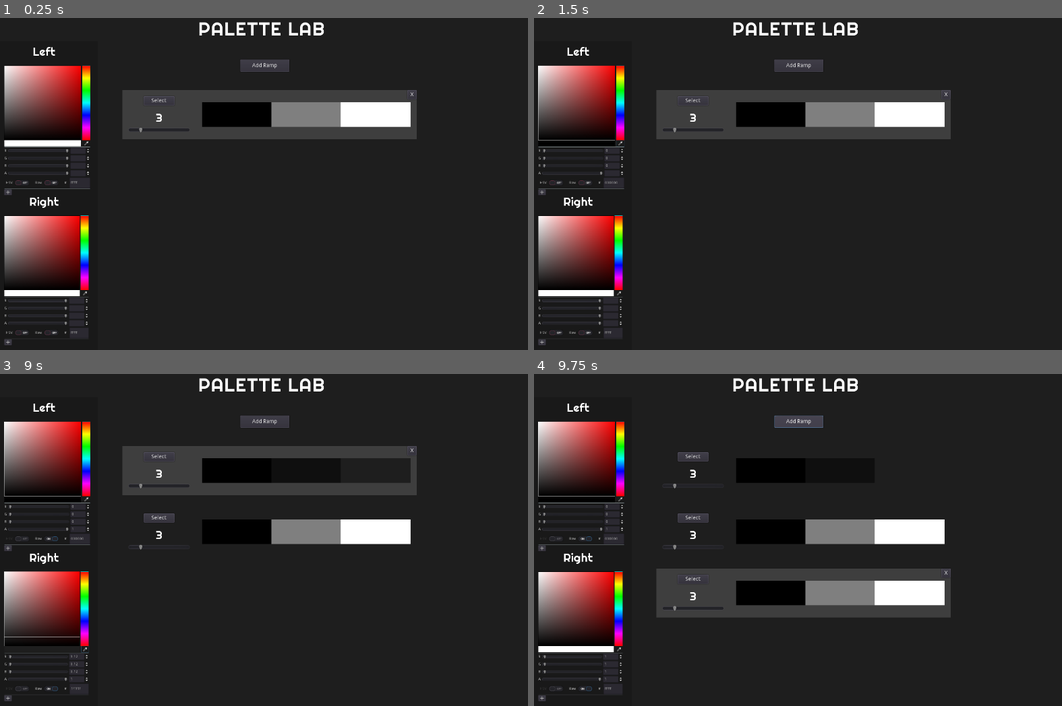
Above: before the commit, frames 1-4 (two rows, left to right).
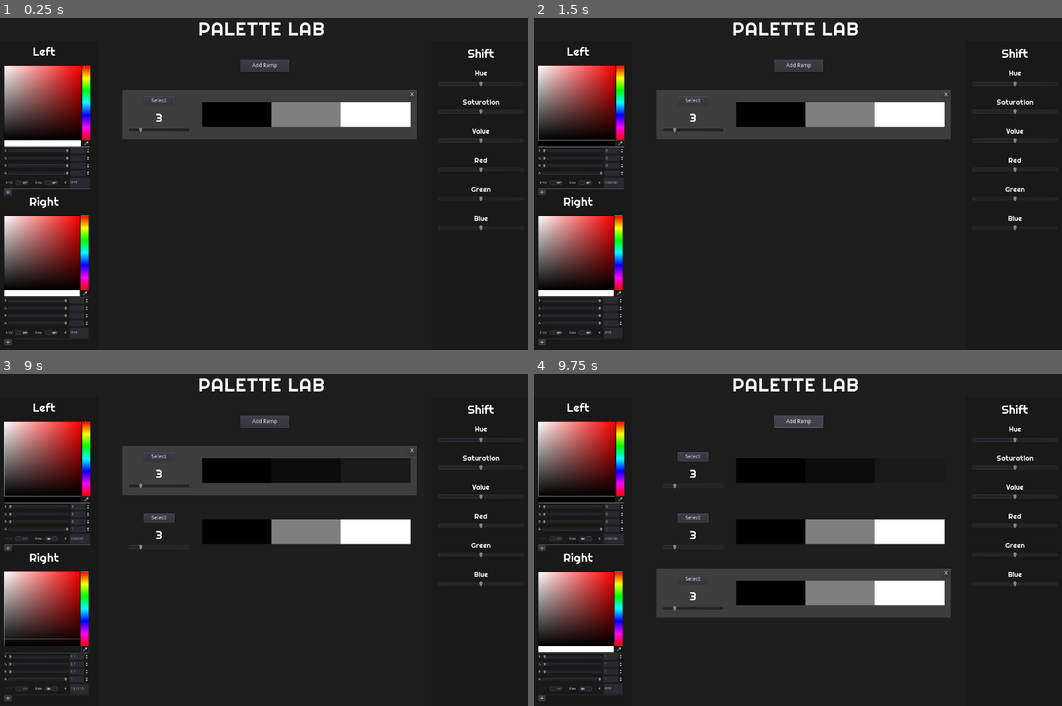
Above: after the commit, the same moments.

Repository: pbzona/palette_lab
Game: Godot game, scene res://src/Main.tscn
The game is run twice, just before and just after one commit, with the same random seed, the same clock (stepped at 60 frames per second) and the same inputs.
Inputs (mouse positions are in pixels of both pictures, inside the frame that each line leads up to):
- Up to frame 1 (0.25 s): no input
- Up to frame 2 (1.5 s): click (618, 144) at 0.52 s; click "HSV" at 1.25 s
- Up to frame 3 (9 s): click "Raw" at 2 s; click (84, 649) at 2.77 s; click "HSV" at 3.5 s; click "Raw" at 4.25 s; click "Add Ramp" at 5 s; click "Select" at 5.75 s; click (84, 500) at 6.52 s; click "Raw" at 7.25 s; click (84, 649) at 8.02 s; click "Raw" at 8.75 s
- Up to frame 4 (9.75 s): click "Add Ramp" at 9.5 s

The runs differ from the first frame. In frame 1, 0.4% of the frame differs, in the area x 83-95%, y 9-64%; in frame 2, 0.4%; in frame 3, 0.5%, in the area x 0-95%, y 9-96%; in frame 4, 0.4%.

Commit message:
Add shift controls UI

Diff:
--- a/src/toolbars/ColorTools.tscn
+++ b/src/toolbars/ColorTools.tscn
@@ -15,7 +15,10 @@
 [node name="Background" type="ColorRect" parent="."]
 anchor_right = 1.0
 anchor_bottom = 1.0
-color = Color( 0.1, 0.1, 0.1, 1 )
+color = Color( 0.101961, 0.101961, 0.101961, 1 )
+__meta__ = {
+"_edit_use_anchors_": false
+}
 
 [node name="VBoxContainer" type="VBoxContainer" parent="."]
 anchor_right = 1.0
--- /dev/null
+++ b/src/toolbars/ShiftTools.tscn
@@ -0,0 +1,264 @@
+[gd_scene load_steps=4 format=2]
+
+[ext_resource path="res://assets/label_text.tres" type="DynamicFont" id=1]
+[ext_resource path="res://assets/Righteous-Regular.ttf" type="DynamicFontData" id=2]
+
+[sub_resource type="DynamicFont" id=1]
+size = 18
+font_data = ExtResource( 2 )
+
+[node name="ShiftTools" type="Control"]
+margin_left = 1152.0
+margin_right = 1408.0
+margin_bottom = 808.0
+rect_min_size = Vector2( 256, 0 )
+__meta__ = {
+"_edit_use_anchors_": false
+}
+
+[node name="Background" type="ColorRect" parent="."]
+anchor_right = 1.0
+anchor_bottom = 1.0
+color = Color( 0.1, 0.1, 0.1, 1 )
+__meta__ = {
+"_edit_use_anchors_": false
+}
+
+[node name="ShiftLabel" type="Label" parent="."]
+anchor_left = 0.5
+anchor_right = 0.5
+margin_left = -72.0
+margin_top = 8.0
+margin_right = 72.0
+margin_bottom = 56.0
+custom_fonts/font = ExtResource( 1 )
+text = "Shift"
+align = 1
+valign = 1
+__meta__ = {
+"_edit_use_anchors_": false
+}
+
+[node name="ControlContainer" type="VBoxContainer" parent="."]
+anchor_right = 1.0
+anchor_bottom = 1.0
+margin_top = 64.0
+custom_constants/separation = 12
+__meta__ = {
+"_edit_use_anchors_": false
+}
+
+[node name="HueControl" type="Control" parent="ControlContainer"]
+margin_right = 256.0
+margin_bottom = 64.0
+rect_min_size = Vector2( 0, 64 )
+
+[node name="HueLabel" type="Label" parent="ControlContainer/HueControl"]
+anchor_left = 0.5
+anchor_right = 0.5
+margin_left = -64.0
+margin_top = 8.0
+margin_right = 64.0
+margin_bottom = 32.0
+custom_fonts/font = SubResource( 1 )
+text = "Hue"
+align = 1
+valign = 1
+__meta__ = {
+"_edit_use_anchors_": false
+}
+
+[node name="HueSlider" type="HSlider" parent="ControlContainer/HueControl"]
+anchor_left = 0.5
+anchor_top = 1.0
+anchor_right = 0.5
+anchor_bottom = 1.0
+margin_left = -112.0
+margin_top = -24.0
+margin_right = 112.0
+margin_bottom = -8.0
+min_value = -1.0
+max_value = 1.0
+__meta__ = {
+"_edit_use_anchors_": false
+}
+
+[node name="SaturationControl" type="Control" parent="ControlContainer"]
+margin_top = 76.0
+margin_right = 256.0
+margin_bottom = 140.0
+rect_min_size = Vector2( 0, 64 )
+
+[node name="SaturationLabel" type="Label" parent="ControlContainer/SaturationControl"]
+anchor_left = 0.5
+anchor_right = 0.5
+margin_left = -64.0
+margin_top = 8.0
+margin_right = 64.0
+margin_bottom = 32.0
+custom_fonts/font = SubResource( 1 )
+text = "Saturation"
+align = 1
+valign = 1
+__meta__ = {
+"_edit_use_anchors_": false
+}
+
+[node name="SaturationSlider" type="HSlider" parent="ControlContainer/SaturationControl"]
+anchor_left = 0.5
+anchor_top = 1.0
+anchor_right = 0.5
+anchor_bottom = 1.0
+margin_left = -112.0
+margin_top = -28.0
+margin_right = 112.0
+margin_bottom = -12.0
+min_value = -1.0
+max_value = 1.0
+__meta__ = {
+"_edit_use_anchors_": false
+}
+
+[node name="ValueControl" type="Control" parent="ControlContainer"]
+margin_top = 152.0
+margin_right = 256.0
+margin_bottom = 216.0
+rect_min_size = Vector2( 0, 64 )
+
+[node name="ValueLabel" type="Label" parent="ControlContainer/ValueControl"]
+anchor_left = 0.5
+anchor_right = 0.5
+margin_left = -64.0
+margin_top = 8.0
+margin_right = 64.0
+margin_bottom = 32.0
+custom_fonts/font = SubResource( 1 )
+text = "Value"
+align = 1
+valign = 1
+__meta__ = {
+"_edit_use_anchors_": false
+}
+
+[node name="ValueSlider" type="HSlider" parent="ControlContainer/ValueControl"]
+anchor_left = 0.5
+anchor_top = 1.0
+anchor_right = 0.5
+anchor_bottom = 1.0
+margin_left = -112.0
+margin_top = -28.0
+margin_right = 112.0
+margin_bottom = -12.0
+min_value = -1.0
+max_value = 1.0
+__meta__ = {
+"_edit_use_anchors_": false
+}
+
+[node name="RedControl" type="Control" parent="ControlContainer"]
+margin_top = 228.0
+margin_right = 256.0
+margin_bottom = 292.0
+rect_min_size = Vector2( 0, 64 )
+
+[node name="RedLabel" type="Label" parent="ControlContainer/RedControl"]
+anchor_left = 0.5
+anchor_right = 0.5
+margin_left = -64.0
+margin_top = 8.0
+margin_right = 64.0
+margin_bottom = 32.0
+custom_fonts/font = SubResource( 1 )
+text = "Red"
+align = 1
+valign = 1
+__meta__ = {
+"_edit_use_anchors_": false
+}
+
+[node name="RedSlider" type="HSlider" parent="ControlContainer/RedControl"]
+anchor_left = 0.5
+anchor_top = 1.0
+anchor_right = 0.5
+anchor_bottom = 1.0
+margin_left = -112.0
+margin_top = -28.0
+margin_right = 112.0
+margin_bottom = -12.0
+min_value = -1.0
+max_value = 1.0
+__meta__ = {
+"_edit_use_anchors_": false
+}
+
+[node name="GreenControl" type="Control" parent="ControlContainer"]
+margin_top = 304.0
+margin_right = 256.0
+margin_bottom = 368.0
+rect_min_size = Vector2( 0, 64 )
+
+[node name="GreenLabel" type="Label" parent="ControlContainer/GreenControl"]
+anchor_left = 0.5
+anchor_right = 0.5
+margin_left = -64.0
+margin_top = 8.0
+margin_right = 64.0
+margin_bottom = 32.0
+custom_fonts/font = SubResource( 1 )
+text = "Green"
+align = 1
+valign = 1
+__meta__ = {
+"_edit_use_anchors_": false
+}
+
+[node name="GreenSlider" type="HSlider" parent="ControlContainer/GreenControl"]
+anchor_left = 0.5
+anchor_top = 1.0
+anchor_right = 0.5
+anchor_bottom = 1.0
+margin_left = -112.0
+margin_top = -28.0
+margin_right = 112.0
+margin_bottom = -12.0
+min_value = -1.0
+max_value = 1.0
+__meta__ = {
+"_edit_use_anchors_": false
+}
+
+[node name="BlueControl" type="Control" parent="ControlContainer"]
+margin_top = 380.0
+margin_right = 256.0
+margin_bottom = 444.0
+rect_min_size = Vector2( 0, 64 )
+
+[node name="BlueLabel" type="Label" parent="ControlContainer/BlueControl"]
+anchor_left = 0.5
+anchor_right = 0.5
+margin_left = -64.0
+margin_top = 8.0
+margin_right = 64.0
+margin_bottom = 31.0
+custom_fonts/font = SubResource( 1 )
+text = "Blue"
+align = 1
+valign = 1
+__meta__ = {
+"_edit_use_anchors_": false
+}
+
+[node name="BlueSlider" type="HSlider" parent="ControlContainer/BlueControl"]
+anchor_left = 0.5
+anchor_top = 1.0
+anchor_right = 0.5
+anchor_bottom = 1.0
+margin_left = -112.0
+margin_top = -28.0
+margin_right = 112.0
+margin_bottom = -12.0
+min_value = -1.0
+max_value = 1.0
+__meta__ = {
+"_edit_use_anchors_": false
+}
--- a/src/workspaces/Create.tscn
+++ b/src/workspaces/Create.tscn
@@ -1,8 +1,9 @@
-[gd_scene load_steps=4 format=2]
+[gd_scene load_steps=5 format=2]
 
 [ext_resource path="res://src/palette/Palette.tscn" type="PackedScene" id=1]
 [ext_resource path="res://src/toolbars/ColorTools.tscn" type="PackedScene" id=2]
 [ext_resource path="res://src/workspaces/Create.gd" type="Script" id=3]
+[ext_resource path="res://src/toolbars/ShiftTools.tscn" type="PackedScene" id=4]
 
 [node name="Create" type="Control"]
 anchor_right = 1.0
@@ -28,9 +29,4 @@
 [node name="Palette" parent="Container" instance=ExtResource( 1 )]
 margin_left = 280.0
 
-[node name="ColorRect3" type="ColorRect" parent="Container"]
-margin_left = 1152.0
-margin_right = 1408.0
-margin_bottom = 808.0
-rect_min_size = Vector2( 256, 0 )
-color = Color( 0.854902, 0.592157, 0.137255, 0 )
+[node name="ShiftTools" parent="Container" instance=ExtResource( 4 )]
